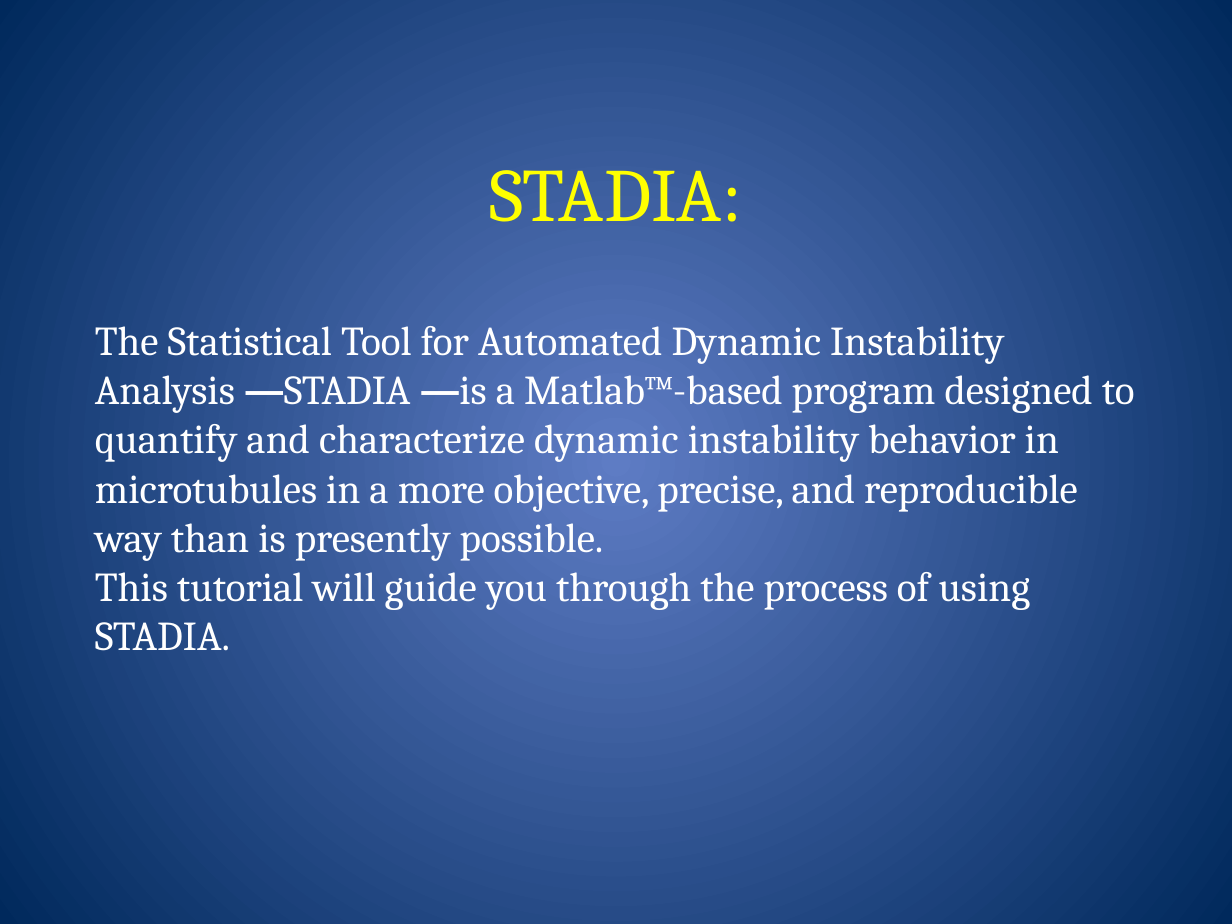
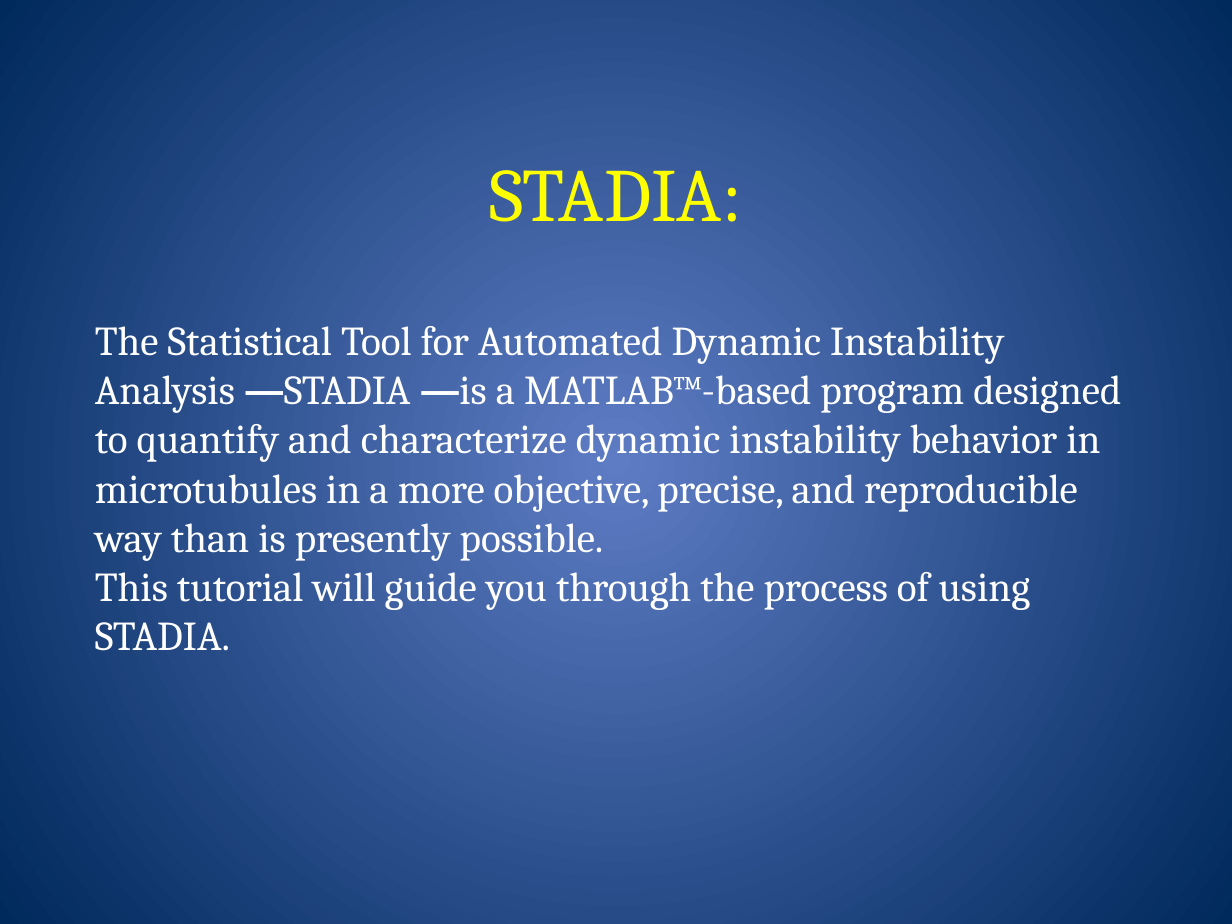
Before and after one commit to GoodsonLab/STADIA, a slide deck: slide 2 of STADIA-tutorial.pptx. Drawn at 1232x924 pixels with LibreOffice and Linux fonts; fonts in the diff are those of the drawing. Boxes give left, top, right and bottom in pixels: in the first picture for what was removed or moved away, otherwise in the second. Text is boxed around its words. In the diff, an @@ line names an element or a change of style, - is before the commit and + after.

```diff
--- a/STADIA-tutorial.pptx
+++ b/STADIA-tutorial.pptx
@@ subtitle at [95,326,1121,651]: text changed @@
-The Statistical Tool for Automated Dynamic Instability Analysis ― STADIA ― is a Matlab™-based program designed to quantify and characterize dynamic instability behavior in microtubules in a more objective, precise, and reproducible way than is presently possible.
-This tutorial will guide you through the process of using STADIA.
+The Statistical Tool for Automated Dynamic Instability Analysis ― STADIA ― is a MATLAB™-based program designed to quantify and characterize dynamic instability behavior in microtubules in a more objective, precise, and reproducible way than is presently possible.
+This tutorial will guide you through the process of using STADIA.
```
Also in this commit, not shown: 5 other slides changed, 2 slides added.
